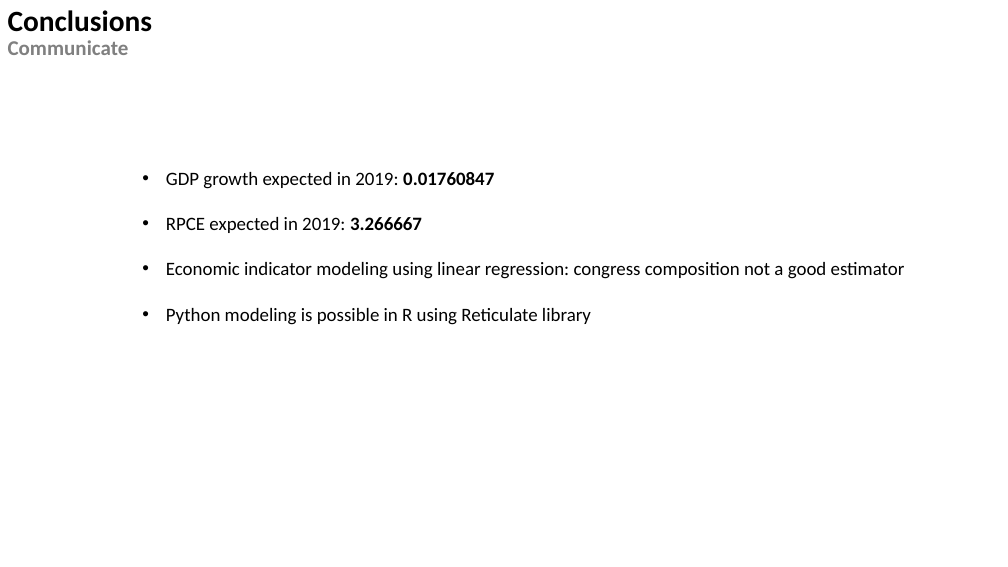
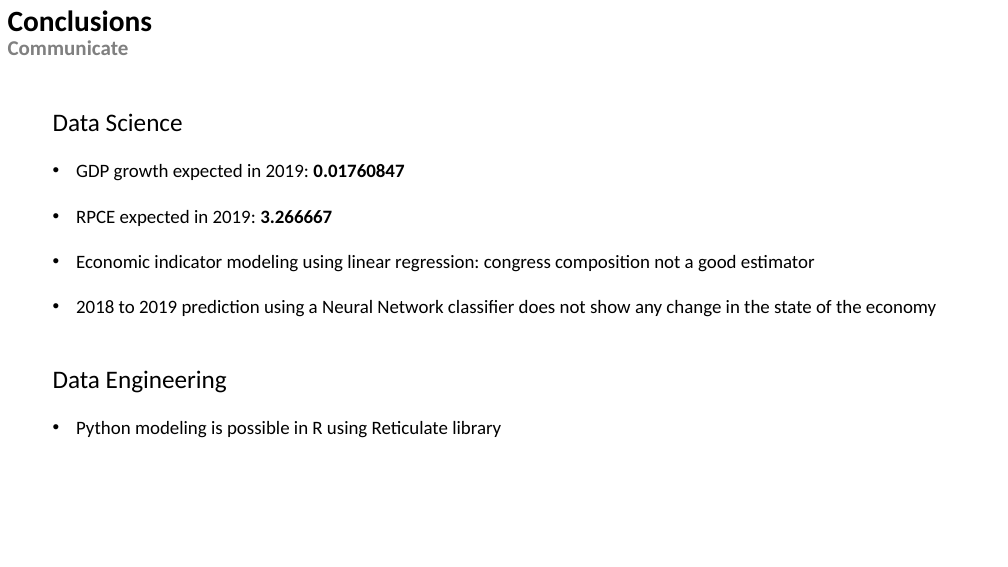
Before and after one commit to jjohn81/Data607FinalProject, a slide deck: slide 31 of Data607-Final-Project.pptx (slide 27 before the commit). Drawn at 1008x567 pixels with LibreOffice and Linux fonts; fonts in the diff are those of the drawing; background and template pictures are left out. Boxes give left, top, right and bottom in pixels: in the first picture for what was removed or moved away, otherwise in the second. Text is boxed around its words. In the diff, an @@ line names an element or a change of style, - is before the commit and + after.

Commit message:
final deck

```diff
--- a/Data607-Final-Project.pptx
+++ b/Data607-Final-Project.pptx
@@ text "Data Science": place and size @@
-text "Data Science" at bbox=[166, 172, 905, 325]
+text "Data Science" at bbox=[53, 113, 936, 438]
@@ text at bbox=[53, 113, 183, 132]: paragraph added @@
+Data Science
@@ text at bbox=[53, 300, 936, 393]: paragraphs added @@
+• 2018 to 2019 prediction using a Neural Network classifier does not show any change in the state of the economy
+Data Engineering
```
Also in this commit, not shown: 1 other slide changed, 4 slides added.
